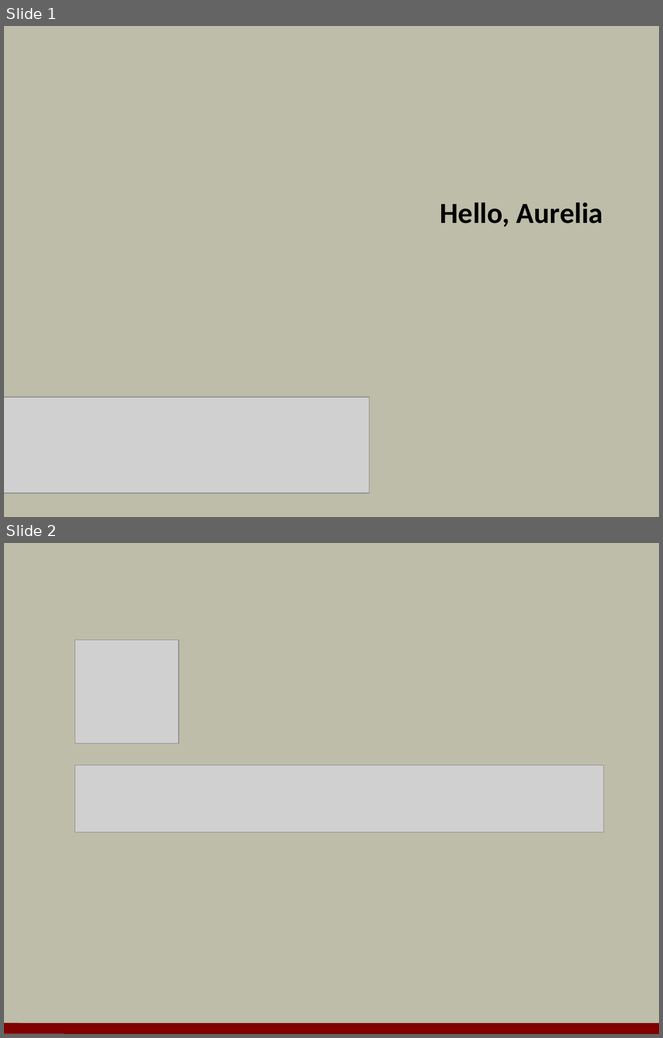
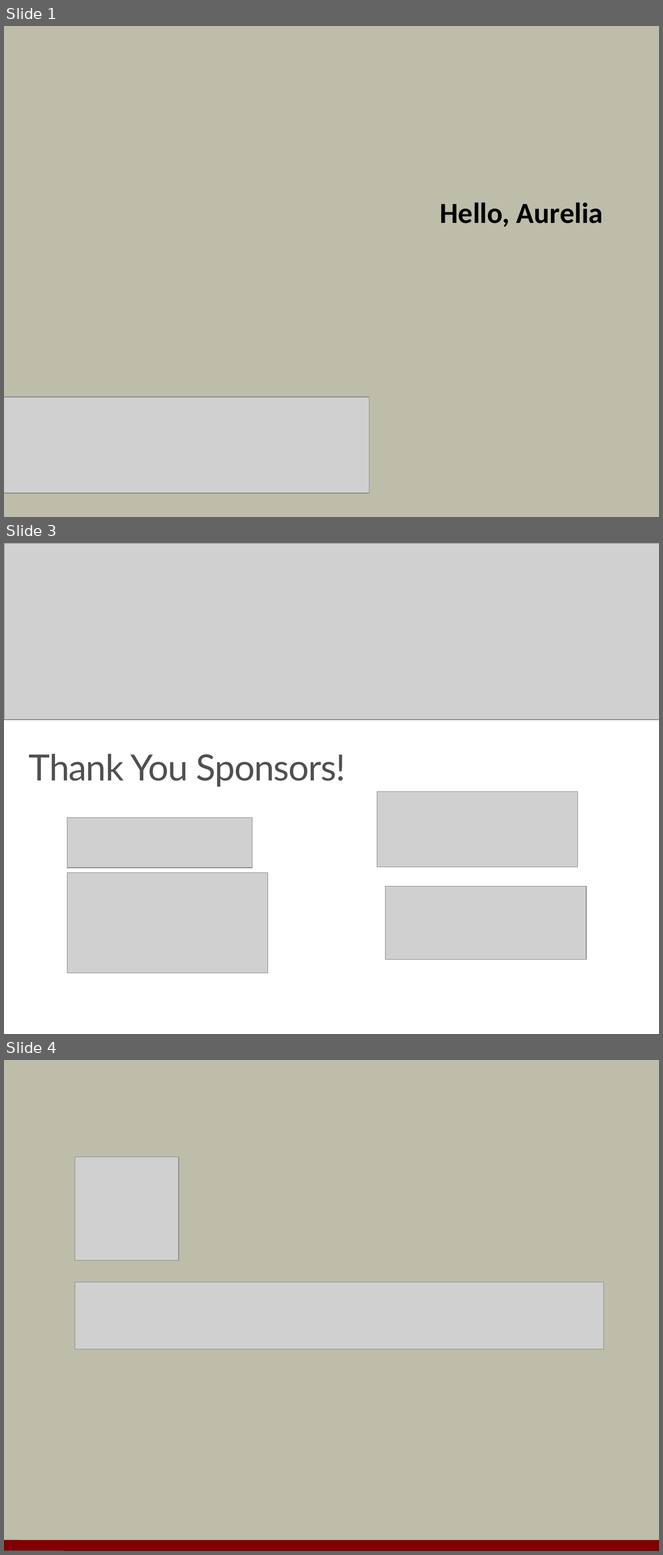
Before and after one commit to OdeToCode/classes, a slide deck: angularjs/slides/a1_aurelia.pptx. Shown one above the other, each under a label of ours: slides 1 and 2 before the commit, slides 1, 3 and 4 after it; the slides between them are not shown. The pictures are 663x1038 and 663x1555 pixels, drawn with LibreOffice and Linux fonts; fonts in the diff are those of the drawing; grey boxes stand for pictures; background and template pictures are left out. Boxes give left, top, right and bottom in pixels: in the first picture for what was removed or moved away, otherwise in the second. Text is boxed around its words. In the diff, an @@ line names an element or a change of style, - is before the commit and + after.

```diff
--- a/angularjs/slides/a1_aurelia.pptx
+++ b/angularjs/slides/a1_aurelia.pptx
@@ slide 3 added at <box>4,543,659,1034</box>, background #FFFFFF @@
@@ picture added at <box>4,543,659,720</box> @@
@@ title added at <box>29,754,346,787</box>, 39.7 pt, text #505050 @@
+Thank You Sponsors!
@@ picture added at <box>377,792,577,866</box> @@
@@ picture added at <box>67,818,253,868</box> @@
@@ picture added at <box>67,873,268,974</box> @@
@@ picture added at <box>385,886,586,960</box> @@
@@ what was slide 2 is now slide 4 @@
```
Also in this commit, not shown: 2 slides changed, 2 other slides added, 1 other file.
